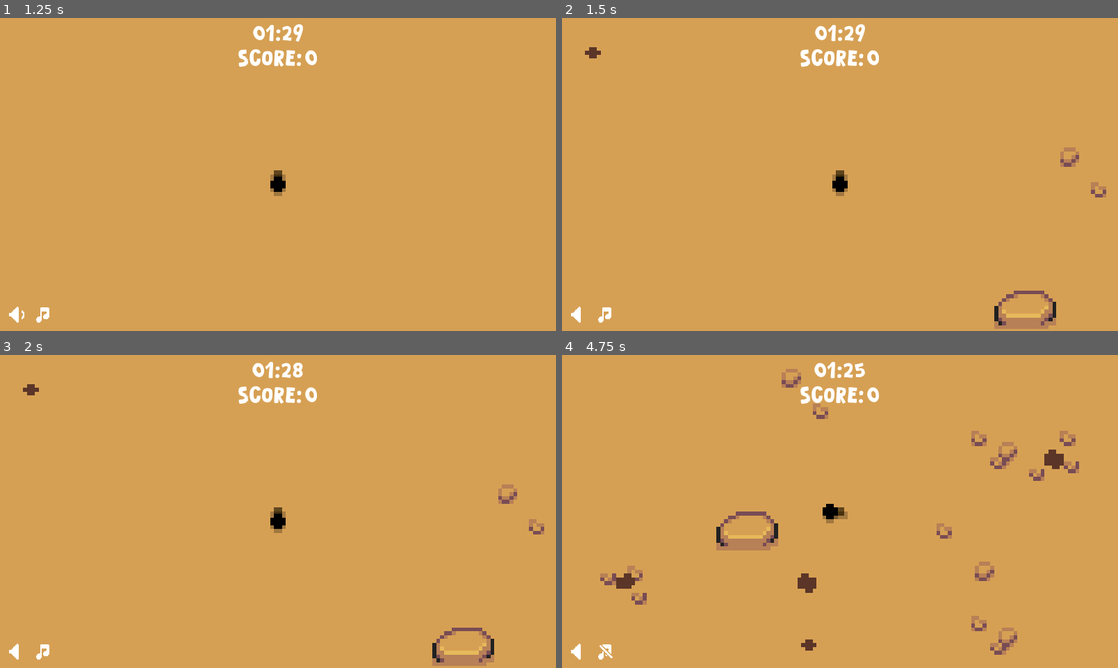
Above: before the commit, frames 1-4 (two rows, left to right).
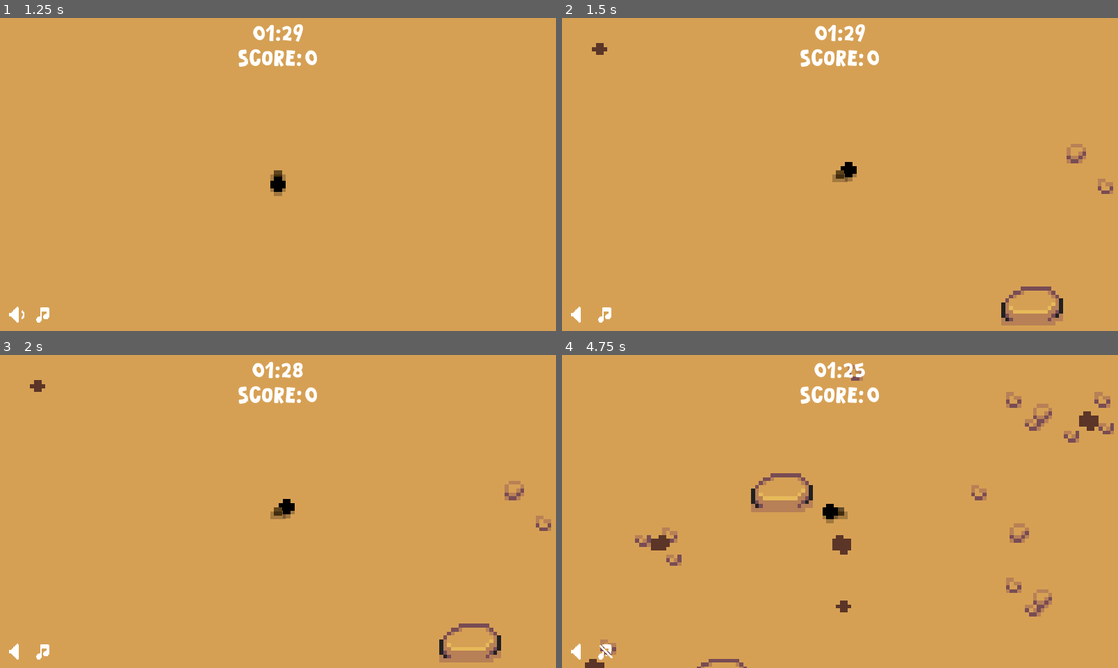
Above: after the commit, the same moments.

Repository: oden42/gmtk-scale
Game: Godot game, scene res://ui/title_screen.tscn
Two runs of this game, one before a commit and one after it. Both use one fixed random seed, a clock stepped at 60 frames per second and the inputs below.
Inputs (mouse positions are in pixels of both pictures, inside the frame that each line leads up to):
- Up to frame 1 (1.25 s): click "Play" at 0.5 s
- Up to frame 2 (1.5 s): click (578, 315) at 1.25 s
- Up to frame 3 (2 s): no input
- Up to frame 4 (4.75 s): click (606, 652) at 2 s; move the mouse to (962, 495) at 2.77 s; hold D (move right) 2.78-3.53 s; click (962, 495) at 2.92 s; move the mouse to (728, 527) at 3.52 s; hold S (move down) 3.53-4.28 s; click (728, 527) at 3.67 s; move the mouse to (895, 442) at 4.27 s; hold D (move right) from 4.28 s (still down); click (895, 442) at 4.42 s

Frame 1 is identical in both runs. In frame 2, 1.5% of the frame differs, in the area x 4-100%, y 8-100%; in frame 3, 1.5%; in frame 4, 5.8%, in the area x 4-100%, y 3-100%.

Commit message:
post-jam fix
added mouse support and better sprite roll speed

Diff:
--- a/player/player.gd
+++ b/player/player.gd
@@ -17,6 +17,10 @@
 var zoom: Vector2 = Vector2(8, 8)
 var score_slow: float = 1
 
+var mouse_position: Vector2 = Vector2.ZERO
+var mouse_direction: float = 0.0
+var mouse_distance: float = 0.0
+
 @onready var camera_2d: Camera2D = $Camera2D
 @onready var ball_mesh: MeshInstance3D = %BallMesh
 @onready var beetle: Sprite2D = $Beetle
@@ -32,17 +36,25 @@
 	GameManager.score_changed.connect(_on_score_changed)
 	size = starting_size
 
-func _process(_delta: float) -> void:
+func _process(delta: float) -> void:
 	var direction: Vector2 = Input.get_vector("move left", "move right", "move up", "move down")
 	if direction != Vector2.ZERO:
+		last_direction = direction
+
+	mouse_position = get_global_mouse_position()
+	mouse_distance = position.distance_to(mouse_position)
+	mouse_direction = get_angle_to(mouse_position)
+
+	if Input.is_mouse_button_pressed(MOUSE_BUTTON_LEFT):
+		direction = -(global_position - mouse_position).normalized()
 		last_direction = direction
 
 	velocity = direction * move_speed
 	move_and_slide()
 
 
-	ball_mesh.rotate_x(direction.y * 0.1 * score_slow)
-	ball_mesh.rotate_z(-direction.x * 0.1 * score_slow)
+	ball_mesh.rotate_x(direction.y * delta * score_slow * 10)
+	ball_mesh.rotate_z(-direction.x * delta * score_slow * 10)
 
 
 	center_pivot.rotation = last_direction.angle()
@@ -82,17 +94,27 @@
 	#var increase: int = (score + 10) - size
 	#camera_2d.zoom *= 1 - (increase * 0.01)
 	size = score + starting_size
-	if score > 20:
+	if score < 10:
+		score_slow = 1
+	elif score < 20:
+		score_slow = 0.9
+	elif score < 30:
 		score_slow = 0.8
-	elif score > 40:
+	elif score < 40:
+		score_slow = 0.7
+	elif score < 50:
 		score_slow = 0.6
-	elif score > 60:
+	elif score < 70:
+		score_slow = 0.5
+	elif score < 90:
 		score_slow = 0.4
-	elif score > 100:
+	elif score < 120:
+		score_slow = 0.3
+	elif score < 140:
+		score_slow = 0.25
+	elif score < 170:
 		score_slow = 0.2
-	elif score > 150:
-		score_slow = 0.1
-	print("New size: ", size)
+	print("New size: ", size, " Score slow: ", score_slow)
 
 
 func _input(event: InputEvent) -> void:
--- a/project.godot
+++ b/project.godot
@@ -27,6 +27,10 @@
 [display]
 
 window/stretch/mode="canvas_items"
+
+[editor]
+
+movie_writer/movie_file="M:/Jacob/Documents/Godot/Exports/video.avi"
 
 [input]
 
